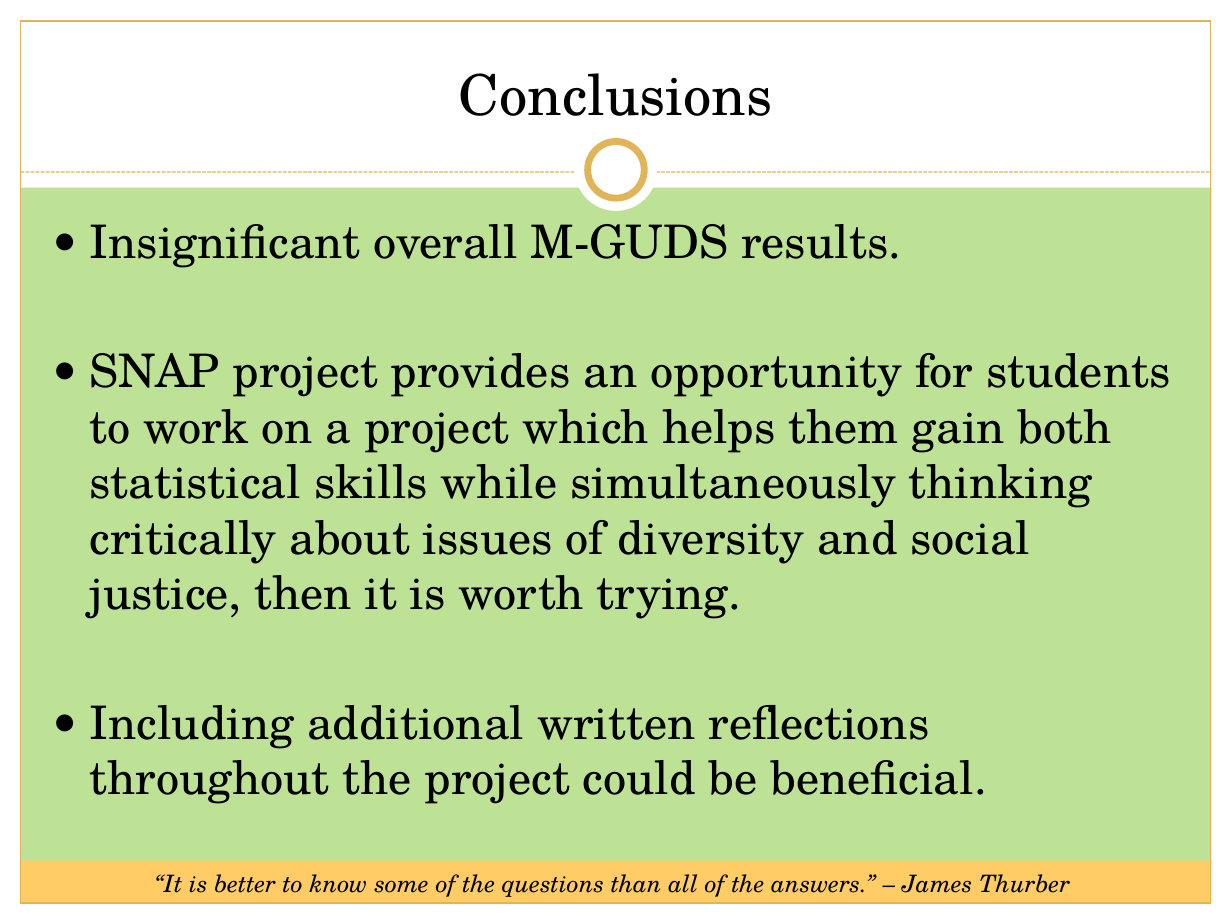
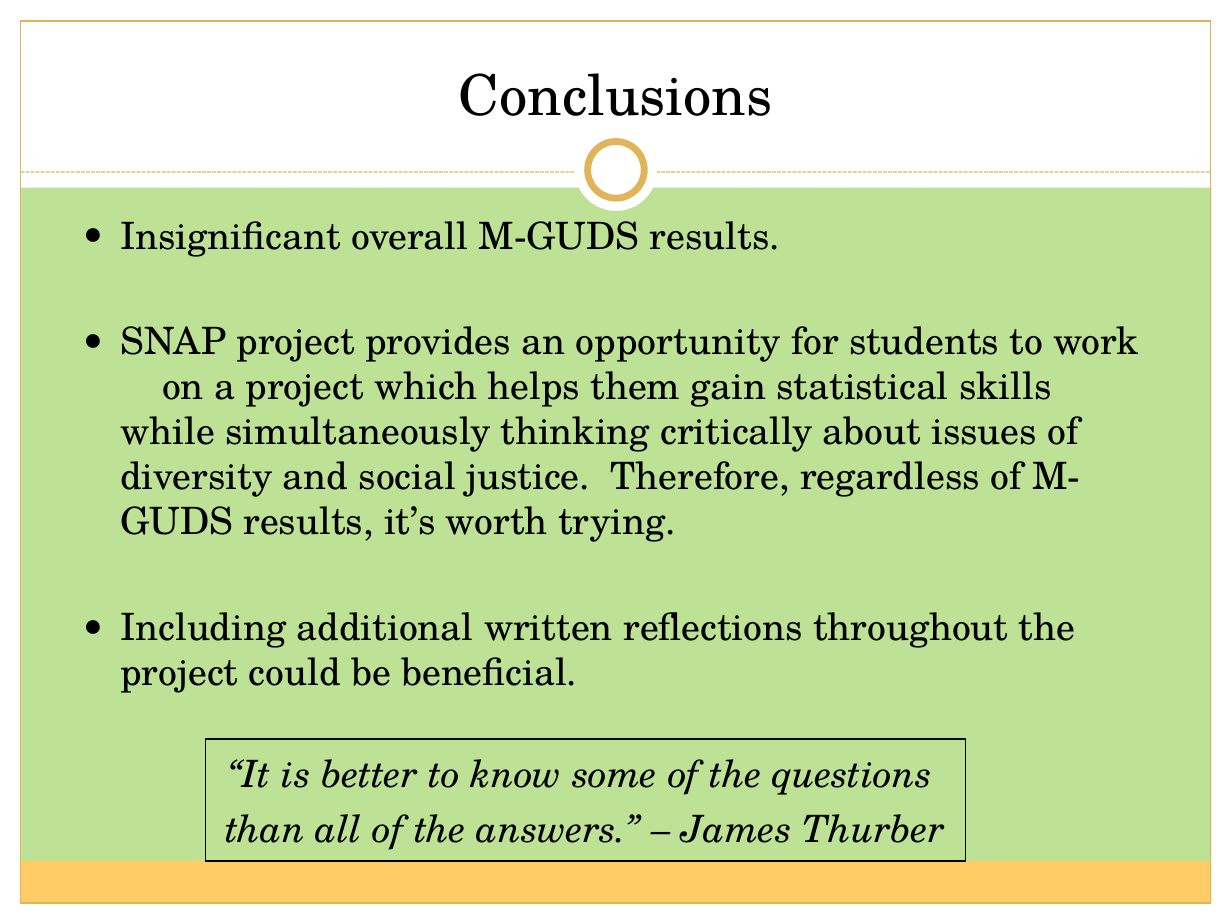
Before and after one commit to kirstendoehler/ICOTS10, a slide deck: slide 23 of 2018 ICOTS - Doehler and Taylor.pptx. Drawn at 1232x924 pixels with LibreOffice and Linux fonts; fonts in the diff are those of the drawing. Boxes give left, top, right and bottom in pixels: in the first picture for what was removed or moved away, otherwise in the second. Text is boxed around its words. In the diff, an @@ line names an element or a change of style, - is before the commit and + after.

```diff
--- a/2018 ICOTS - Doehler and Taylor.pptx
+++ b/2018 ICOTS - Doehler and Taylor.pptx
@@ text "Insignificant overall M-GUDS results.": place and size @@
-text "Insignificant overall M-GUDS results." at bbox=[90, 224, 1170, 804]
+text "Insignificant overall M-GUDS results." at bbox=[120, 221, 1139, 693]
@@ text at bbox=[120, 221, 1075, 693]: size 27 to 22 pt in "Insignificant overall M-GUDS results.", "Including additional written reflections throughout the proj ..."; less space between paragraphs @@
@@ text at bbox=[120, 326, 1139, 542]: text changed; size 27 to 22 pt @@
-● SNAP project provides an opportunity for students to work on a project which helps them gain both statistical skills while simultaneously thinking critically about issues of diversity and social justice, then it is worth trying.
+● SNAP project provides an opportunity for students to work on a project which helps them gain statistical skills while simultaneously thinking critically about issues of diversity and social justice. Therefore, regardless of M-GUDS results, it’s worth trying.
@@ table added at bbox=[206, 739, 966, 854], 1 rows, 1 columns @@
+“It is better to know some of the questions / than all of the answers.” – James Thurber
@@ text removed at bbox=[155, 874, 1070, 897] @@
-“It is better to know some of the questions than all of the answers.” – James Thurber
```
Also in this commit, not shown: 2 other slides changed.
